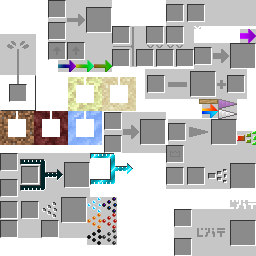
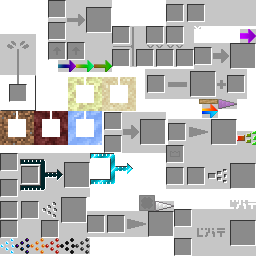
Two versions of the same layered image (w=256, h=256). Layer-by-layer changes:
painted on "EFM" over box(0, 197, 117, 254)
added layer "Pneumatic Compressor" above "World Corruption" over box(87, 195, 174, 237)
renamed "Metal Shaper/World Corruption" to "World Corruption", painted on it over box(218, 109, 237, 119)
